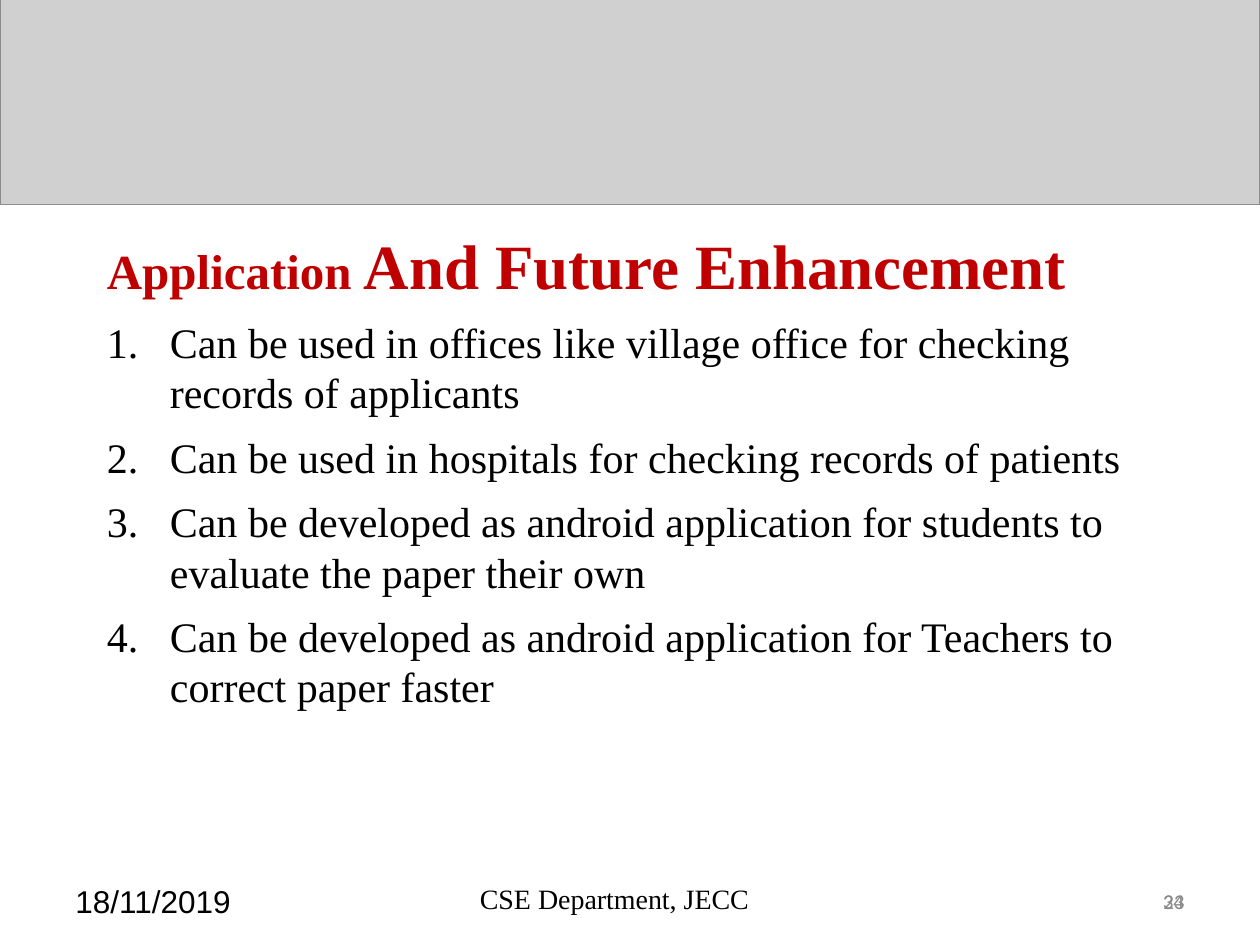
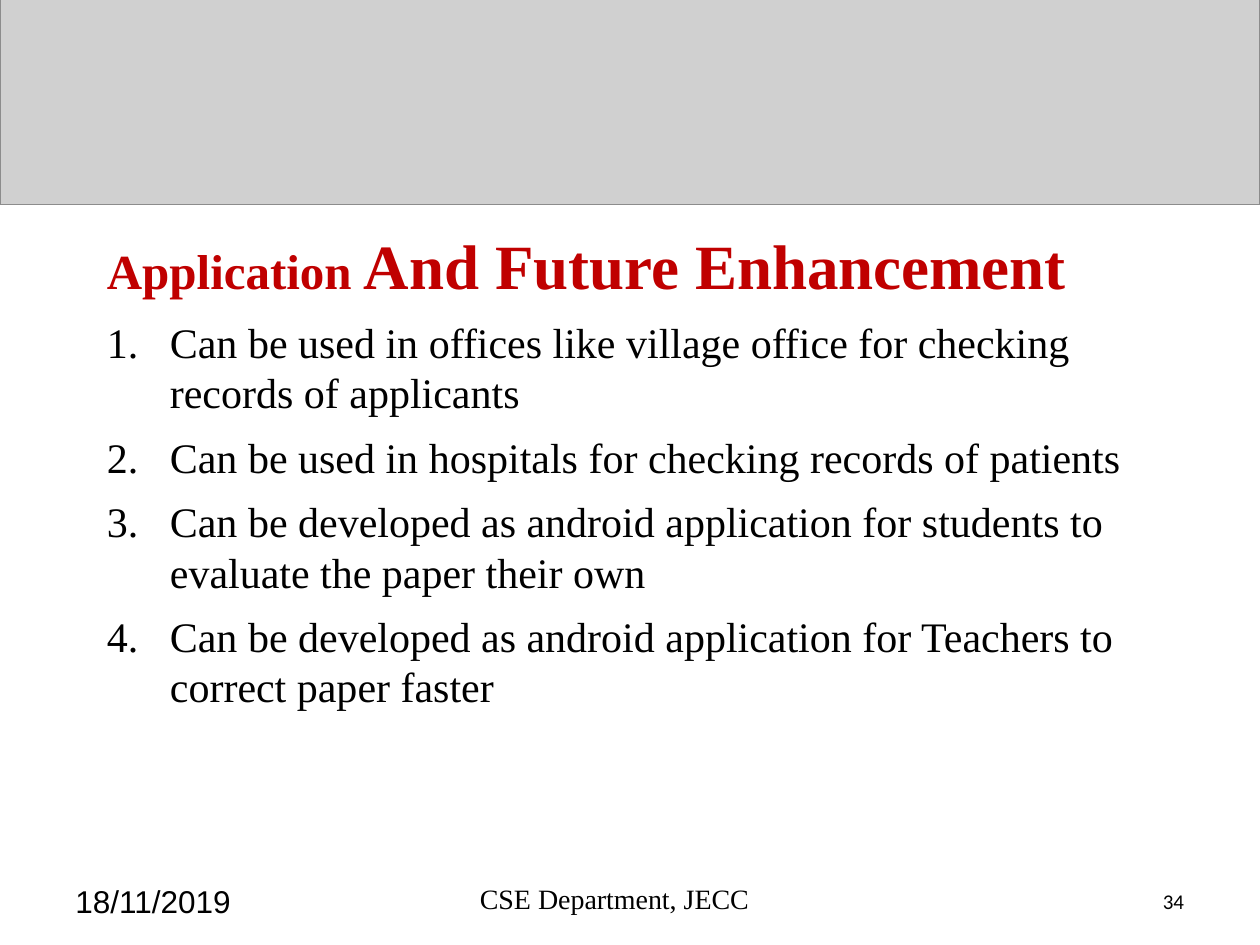
Before and after one commit to sreeragrnandan/Design-Project, a slide deck: slide 34 of DP G7 final review.pptx. Drawn at 1260x945 pixels with LibreOffice and Linux fonts; fonts in the diff are those of the drawing; grey boxes stand for pictures. Boxes give left, top, right and bottom in pixels: in the first picture for what was removed or moved away, otherwise in the second. Text is boxed around its words. In the diff, an @@ line names an element or a change of style, - is before the commit and + after.

```diff
--- a/DP G7 final review.pptx
+++ b/DP G7 final review.pptx
@@ page number at [1163,895,1184,909]: text colour #898989 to #000000 @@
@@ text removed at [1163,895,1184,909] @@
-23
```
Also in this commit, not shown: 28 other slides changed, 43 other files.
